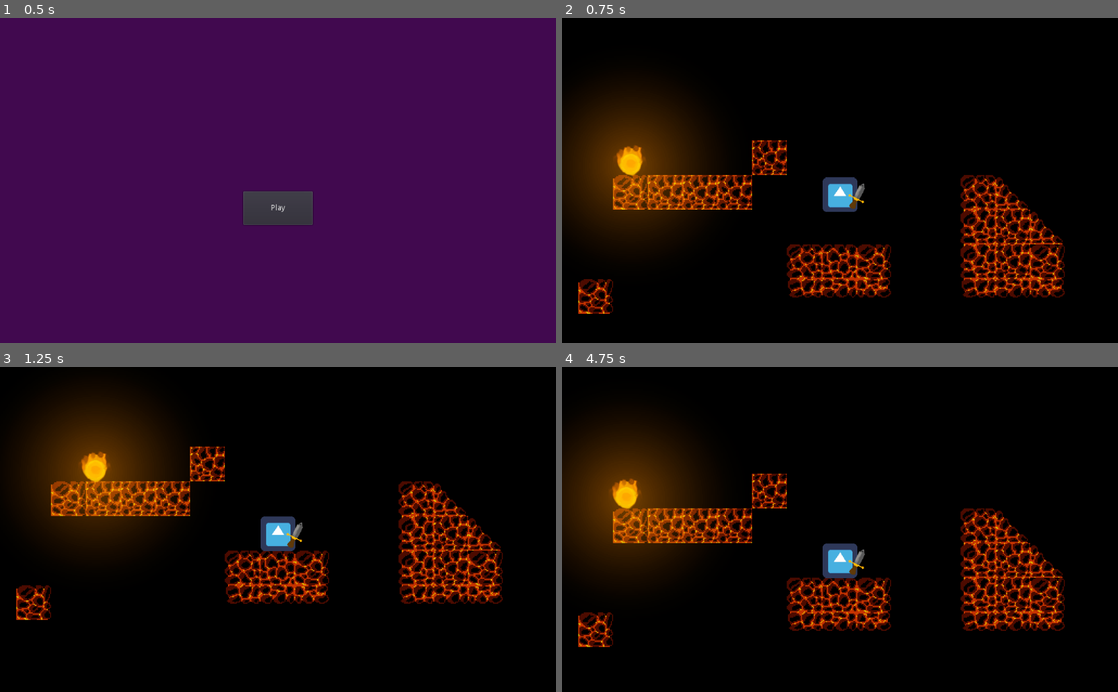
Above: before the commit, frames 1-4 (two rows, left to right).
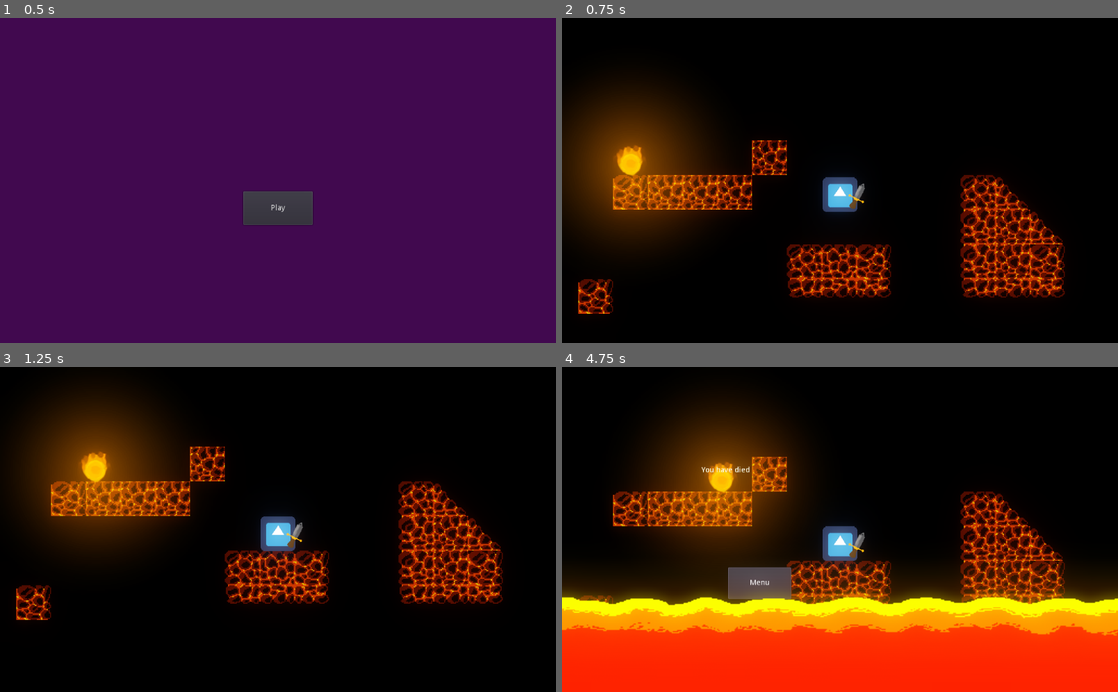
Above: after the commit, the same moments.

Repository: Schmo103/Project-Archimedes-Github-Game-Off-2022-
Game: Godot game, scene res://menu.tscn
Same seed, same stepped clock (60 frames per second), same inputs: the game is played once before the commit and once after it. The project has no main scene, so this scene is started directly. The engine's default icon, where the game draws it, is replaced by a stand-in: a white triangle on a blue panel in a dark square.
Inputs (mouse positions are in pixels of both pictures, inside the frame that each line leads up to):
- Up to frame 1 (0.5 s): no input
- Up to frame 2 (0.75 s): click "Play" at 0.5 s
- Up to frame 3 (1.25 s): no input
- Up to frame 4 (4.75 s): tap Enter (ui_accept) at 1.25, 1.52, 2.27, 3.77, 4.52 s; move the mouse to (962, 513) at 1.27 s; move the mouse to (728, 545) at 2.02 s; move the mouse to (895, 458) at 2.77 s; move the mouse to (812, 594) at 3.52 s; move the mouse to (1006, 578) at 4.27 s

Frame 1 is identical in both runs. In frame 2, 2.7% of the frame differs, in the area x 8-89%, y 37-84%; in frame 3, 2.8%; in frame 4, 56%, in the area x 0-100%, y 10-100%.

Commit message:
working on art

Diff:
--- a/Archimedes/world.tscn
+++ b/Archimedes/world.tscn
@@ -1,6 +1,6 @@
 [gd_scene load_steps=27 format=2]
 
-[ext_resource path="res://art/lava.png" type="Texture" id=1]
+[ext_resource path="res://art/lava_pixel.png" type="Texture" id=1]
 [ext_resource path="res://world/lava.gd" type="Script" id=2]
 [ext_resource path="res://art/icon.png" type="Texture" id=3]
 [ext_resource path="res://art/molten_tileset1_test.png" type="Texture" id=4]
@@ -376,7 +376,8 @@
 [sub_resource type="Environment" id=18]
 background_mode = 4
 tonemap_mode = 3
-glow_bloom = 0.25
+glow_enabled = true
+glow_bloom = 0.13
 glow_blend_mode = 1
 
 [node name="World" type="Node2D"]
@@ -435,12 +436,6 @@
 position = Vector2( 34, -1 )
 rotation = 0.460767
 texture = ExtResource( 7 )
-
-[node name="Lava" type="Sprite" parent="."]
-position = Vector2( 496, 861 )
-scale = Vector2( 1, 1.31 )
-texture = ExtResource( 1 )
-script = ExtResource( 2 )
 
 [node name="fire_sprite_timer" type="Timer" parent="."]
 
@@ -467,5 +462,11 @@
 [node name="WorldEnvironment" type="WorldEnvironment" parent="."]
 environment = SubResource( 18 )
 
+[node name="Lava" type="Sprite" parent="."]
+position = Vector2( 509, 781 )
+texture = ExtResource( 1 )
+region_rect = Rect2( 0, 18, 1200, 582 )
+script = ExtResource( 2 )
+
 [connection signal="firesprite_hits_player" from="." to="player" method="_on_World_firesprite_hits_player"]
 [connection signal="timeout" from="fire_sprite_timer" to="." method="_on_fire_sprite_timer_timeout"]
--- a/Archimedes/world/lava.gd
+++ b/Archimedes/world/lava.gd
@@ -5,7 +5,7 @@
 #accounts for position of image being in center of image
 onready var HEIGHT = position.y - down_offset #set initial HEIGHT
 
-var speed = 0
+var speed = 1.0
 
 
 func _physics_process(_delta):
Binary file added: Archimedes/art/lava_back.jpg
Not shown, added: Archimedes/art/lava_back.jpg.import
Binary file added: Archimedes/art/lava_pixel.png
Not shown, added: Archimedes/art/lava_pixel.png.import
Not shown, added: Archimedes/art/lava_pixel.png~
